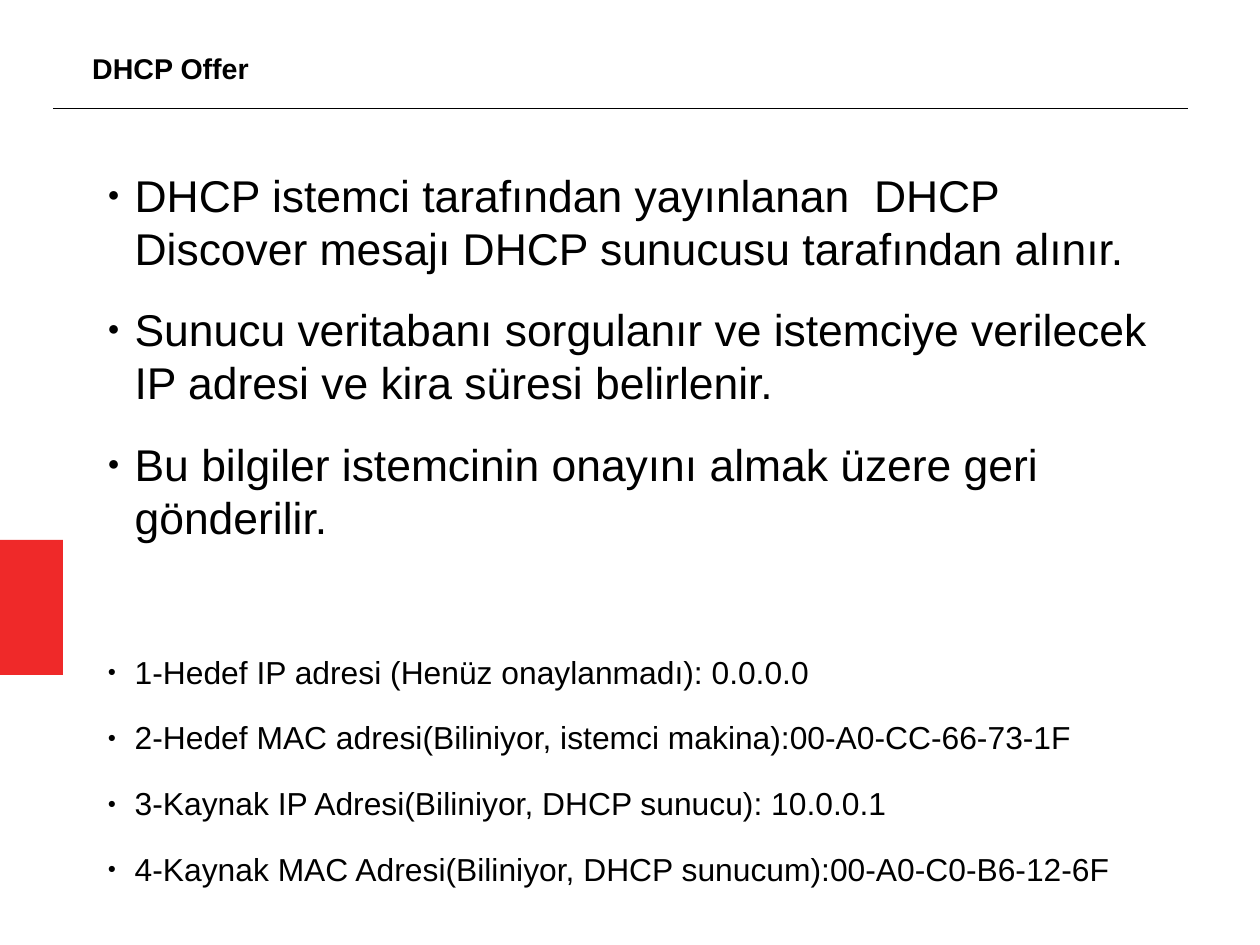
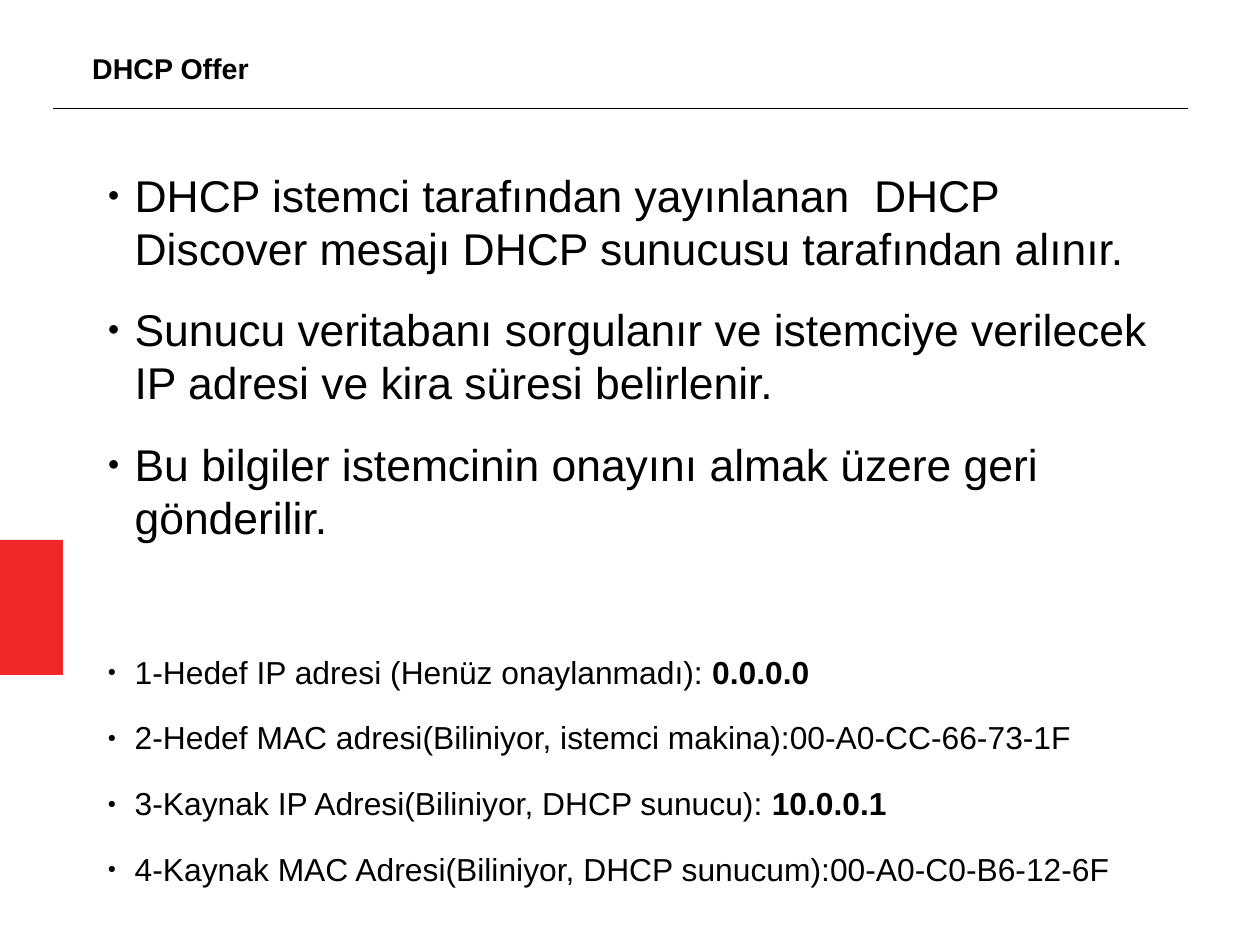
Before and after one commit to aciklab/oyyk18-sysadm, a slide deck: slide 5 of sunumlar/dhcp.odp. Drawn at 1260x945 pixels with LibreOffice and Linux fonts; fonts in the diff are those of the drawing. Boxes give left, top, right and bottom in pixels: in the first picture for what was removed or moved away, otherwise in the second. Text is boxed around its words. In the diff, an @@ line names an element or a change of style, - is before the commit and + after.

```diff
--- a/sunumlar/dhcp.odp
+++ b/sunumlar/dhcp.odp
@@ text at bbox=[135, 661, 887, 821]: bold on in "0.0.0.0", "10.0.0.1" @@
```
Also in this commit, not shown: 7 other slides changed, 1 slide added, 1 slide removed.
